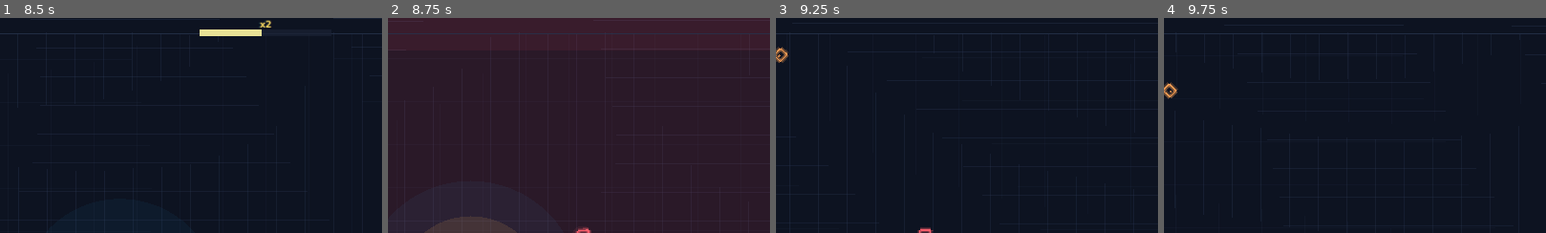
Above: before the commit, frames 1-4 (left to right).
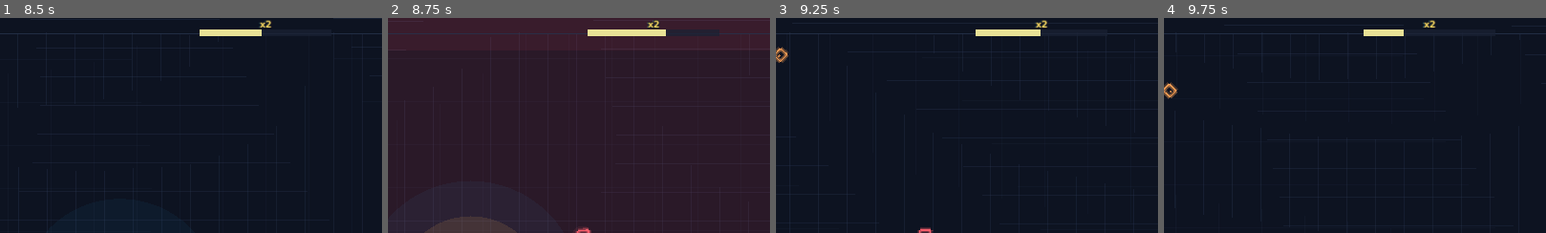
Above: after the commit, the same moments.

Repository: satetsu888/ai-builds-games-humans-refine
Game: Godot game, scene res://main.tscn
Two runs of this game, one before a commit and one after it. Both use one fixed random seed, a clock stepped at 60 frames per second and the inputs below. Sound files missing from this copy of the repository are replaced by a short silence.
Inputs:
- Up to frame 1 (8.5 s): tap Enter (ui_accept) at 0.5, 0.77, 1.52, 3.02, 3.77, 4.52, 6.02, 6.77, 7.52 s; hold Right (ui_right) 0.53-1.28 s; hold Space 0.53-1.28 s; hold Left (ui_left) 1.28-2.03 s; tap Space every 1.5 s from 1.35 to 7.35 s; hold Right (ui_right) 2.03-2.78 s; hold Space 2.03-2.78 s; hold W 2.78-3.53 s; hold Space 3.53-4.28 s; hold Left (ui_left) 3.53-5.78 s; hold Space 5.03-5.78 s; hold Right (ui_right) 5.78-6.53 s; hold W 6.53-7.28 s; hold Space 6.53-7.28 s; hold Right (ui_right) 7.28-8.03 s; hold Left (ui_left) from 8.03 s (still down); hold Space from 8.03 s (still down)
- Up to frame 2 (8.75 s): keep holding Left (ui_left); keep holding Space
- Up to frame 3 (9.25 s): keep holding Left (ui_left); release Space at 8.78 s; tap Space at 8.85 s; tap Enter (ui_accept) at 9.02 s
- Up to frame 4 (9.75 s): release Left (ui_left) at 9.53 s; hold W from 9.53 s (still down); hold Space from 9.53 s (still down)
The pictures show only the part of the screen within x 15-65%, y 0-50%; the shares and areas given below are measured in that part.

Frame 1 is identical in both runs. In frame 2, 0.7% of the frame differs, in the area x 52-82%, y 0-9%; in frame 3, 0.6%; in frame 4, 0.4%.

Commit message:
Adjust multiplier and spawn flow on ship loss

Diff:
--- a/docs/games/warp-chase-holdline/main.gd
+++ b/docs/games/warp-chase-holdline/main.gd
@@ -949,6 +949,8 @@
 	_record_spawned_enemy("splitter_shard")
 
 func _update_spawning(delta: float) -> void:
+	if ship_respawn_pending:
+		return
 	if elapsed_time >= float(wave_state["end"]):
 		wave_index += 1
 		wave_state = _generate_wave(wave_index)
@@ -1001,9 +1003,7 @@
 	shield_active = false
 	shield_recharge_timer = SHIELD_RECHARGE_TIME
 	hit_invuln_timer = 0.32
-	multiplier = maxi(1, multiplier - 2)
 	chain_streak = 0
-	multiplier_decay_timer = _get_decay_interval_for_multiplier(multiplier)
 	var away: Vector2 = (player_pos - enemy.pos).normalized() if distance_to_enemy > 0.001 else Vector2.RIGHT.rotated(player_angle + PI)
 	player_vel += away * 360.0
 	damage_flash = 1.0
@@ -1013,7 +1013,7 @@
 func _on_player_ship_lost(enemy: Dictionary, distance_to_enemy: float) -> void:
 	lives = maxi(0, lives - 1)
 	hit_invuln_timer = 0.0
-	multiplier = maxi(1, multiplier - 2)
+	multiplier = 1
 	chain_streak = 0
 	multiplier_decay_timer = _get_decay_interval_for_multiplier(multiplier)
 	var away: Vector2 = (player_pos - enemy.pos).normalized() if distance_to_enemy > 0.001 else Vector2.RIGHT.rotated(player_angle + PI)
@@ -1023,6 +1023,7 @@
 	_play_sfx("ship_lost", {"impact_speed": enemy.vel.length(), "difficulty": difficulty, "lives": lives})
 	chasers.clear()
 	mines.clear()
+	spawn_timer = 0.0
 	if lives <= 0:
 		_trigger_game_over()
 		return
